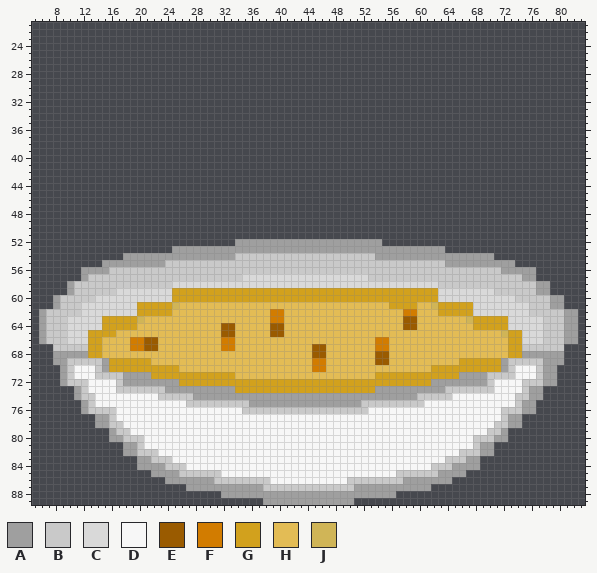
Sprite sheet: Bilder/gerichtvier.png. Above is the file before it was changed.
The file is 90x90 pixels. Colours within 5 levels of each other are drawn and written as one. Shown: x 5..83, y 21..89.
Palette (. is transparent): A #9f9f9f  B #c9c9c9  C #d9d9d9  D #f7f7f7  E #9a5b00  F #d27c00  G #d2a11d  H #e3bc55  J #d0b557
After:
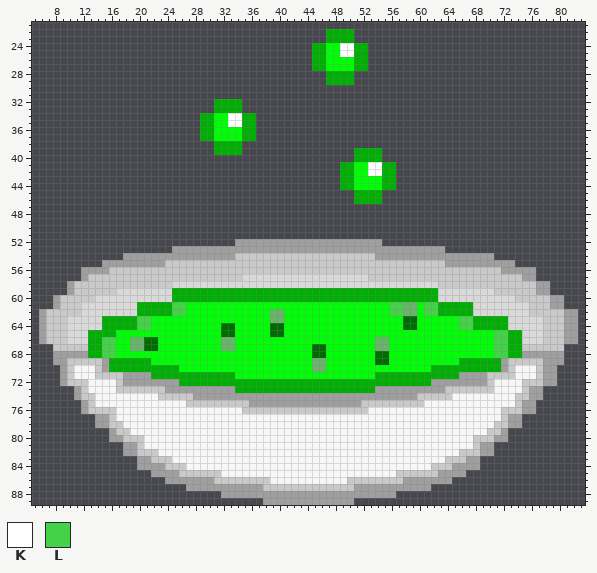
Colours new in this view: K #ffffff  L #44d247
What changed:
@@ palette @@
-E #9a5b00
+E #006b02
-F #d27c00
+F #69b36b
-G #d2a11d
+G #00af04
-H #e3bc55
+H #00ff06
@@ x 27..58 @@
 21 ................................
-22 ................................
-23 ................................
-24 ................................
-25 ................................
-26 ................................
-27 ................................
-28 ................................
-29 ................................
+22 ....................GGGG........
+23 ....................GGGG........
+24 ..................GGHHKKGG......
+25 ..................GGHHKKGG......
+26 ..................GGHHHHGG......
+27 ..................GGHHHHGG......
+28 ....................GGGG........
+29 ....................GGGG........
 30 ................................
 31 ................................
-32 ................................
-33 ................................
-34 ................................
-35 ................................
-36 ................................
-37 ................................
-38 ................................
-39 ................................
-40 ................................
-41 ................................
-42 ................................
-43 ................................
-44 ................................
-45 ................................
-46 ................................
+32 ....GGGG........................
+33 ....GGGG........................
+34 ..GGHHKKGG......................
+35 ..GGHHKKGG......................
+36 ..GGHHHHGG......................
+37 ..GGHHHHGG......................
+38 ....GGGG........................
+39 ....GGGG................GGGG....
+40 ........................GGGG....
+41 ......................GGHHKKGG..
+42 ......................GGHHKKGG..
+43 ......................GGHHHHGG..
+44 ......................GGHHHHGG..
+45 ........................GGGG....
+46 ........................GGGG....
 47 ................................
@@ x 5..83 @@
 60 ...ABBBBBCCCCCCCCCCCGGGGGGGGGGGGGGGGGGGGGGGGGGGGGGGGGGGGGGCCCCCCCCCCCBBBBBAA...
-61 ...ABBBCCCCCCCCGGGGGJHHHHHHHHHHHHHHHHHHHHHHHHHHHHHHGGGGHHJGGGGGCCCCCCCCBBBAA...
-62 .ABBBBBCCCCCCCCGGGGGHHHHHHHHHHHHHHFFHHHHHHHHHHHHHHHHHFFHHHGGGGGCCCCCCCCBBBBBAA.
-63 .ABBBCCCCCGGGGGJHHHHHHHHHHHHHHHHHHFFHHHHHHHHHHHHHHHHHEEHHHHHHHJGGGGGCCCCCBBBAA.
-64 .ABBBCCCCCGGGGGHHHHHHHHHHHHEEHHHHHEEHHHHHHHHHHHHHHHHHEEHHHHHHHHGGGGGCCCCCBBBAA.
-65 .ABBBCCCGGGGHHHHHHHHHHHHHHHEEHHHHHEEHHHHHHHHHHHHHHHHHHHHHHHHHHHHHHHJGGCCCBBBAA.
-66 .ABBBCCCGGHHHHFFEEHHHHHHHHHFFHHHHHHHHHHHHHHHHHHHHFFHHHHHHHHHHHHHHHHHGGCCCBBBAA.
-67 ...BBBBBGGHHHHFFEEHHHHHHHHHFFHHHHHHHHHHHEEHHHHHHHFFHHHHHHHHHHHHHHHHHGGBBBBBB...
-68 ...AAAAAGGHHHHHHHHHHHHHHHHHHHHHHHHHHHHHHEEHHHHHHHEEHHHHHHHHHHHHHHHHHGGAAAAAA...
+61 ...ABBBCCCCCCCCGGGGGLLHHHHHHHHHHHHHHHHHHHHHHHHHHHHHLLFFHLLGGGGGCCCCCCCCBBBAA...
+62 .ABBBBBCCCCCCCCGGGGGLLHHHHHHHHHHHHFFHHHHHHHHHHHHHHHLLFFHLLGGGGGCCCCCCCCBBBBBAA.
+63 .ABBBCCCCCGGGGGLLHHHHHHHHHHHHHHHHHFFHHHHHHHHHHHHHHHHHEEHHHHHHLLGGGGGCCCCCBBBAA.
+64 .ABBBCCCCCGGGGGLLHHHHHHHHHHEEHHHHHEEHHHHHHHHHHHHHHHHHEEHHHHHHLLGGGGGCCCCCBBBAA.
+65 .ABBBCCCGGGGHHHHHHHHHHHHHHHEEHHHHHEEHHHHHHHHHHHHHHHHHHHHHHHHHHHHHHLLGGCCCBBBAA.
+66 .ABBBCCCGGLLHHFFEEHHHHHHHHHFFHHHHHHHHHHHHHHHHHHHHFFHHHHHHHHHHHHHHHLLGGCCCBBBAA.
+67 ...BBBBBGGLLHHFFEEHHHHHHHHHFFHHHHHHHHHHHEEHHHHHHHFFHHHHHHHHHHHHHHHLLGGBBBBBB...
+68 ...AAAAAGGLLHHHHHHHHHHHHHHHHHHHHHHHHHHHHEEHHHHHHHEEHHHHHHHHHHHHHHHLLGGAAAAAA...
 69 ...AABBBBBAGGGGGGHHHHHHHHHHHHHHHHHHHHHHHFFHHHHHHHEEHHHHHHHHHHGGGGGGABBBBBAAA...
Changed places in both pictures, as pixel boxes (x1, y1, x2, y2):
added: (312, 29, 368, 85)
added: (200, 99, 256, 155)
added: (340, 148, 396, 204)
changed: (88, 288, 522, 393)
